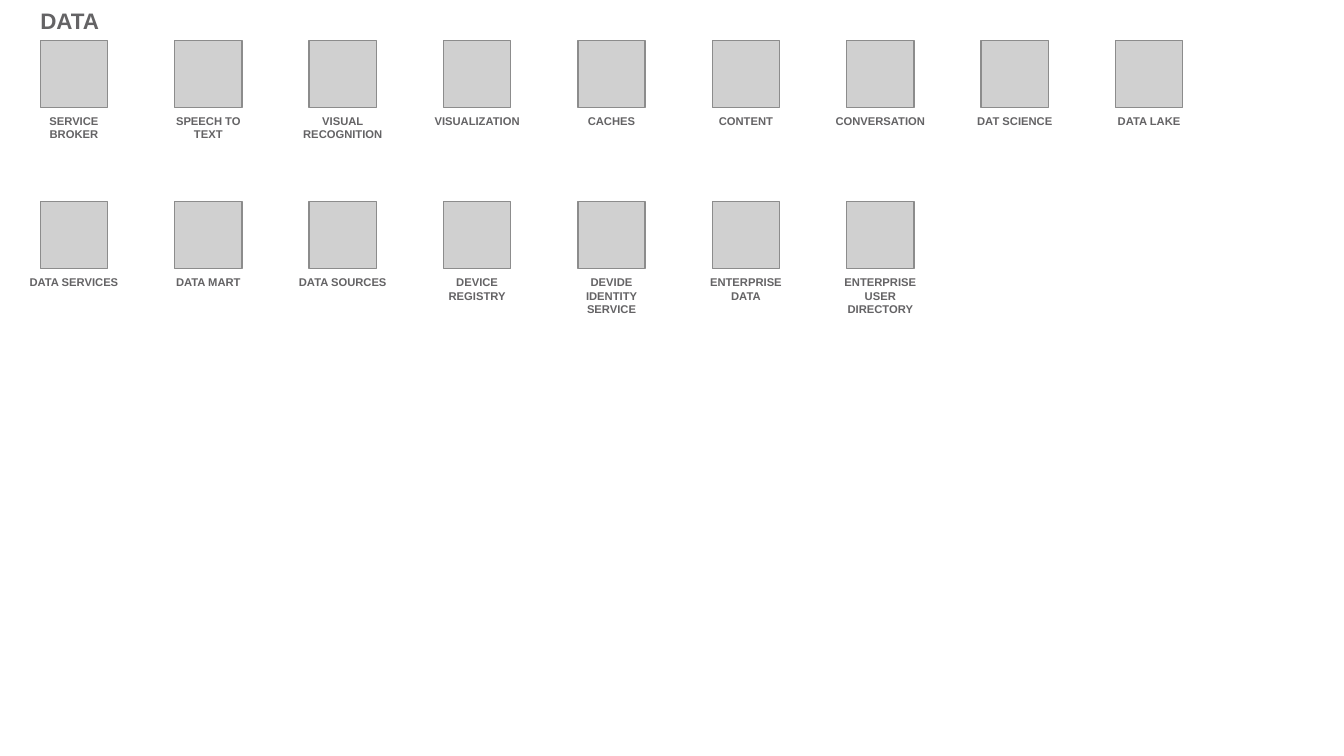
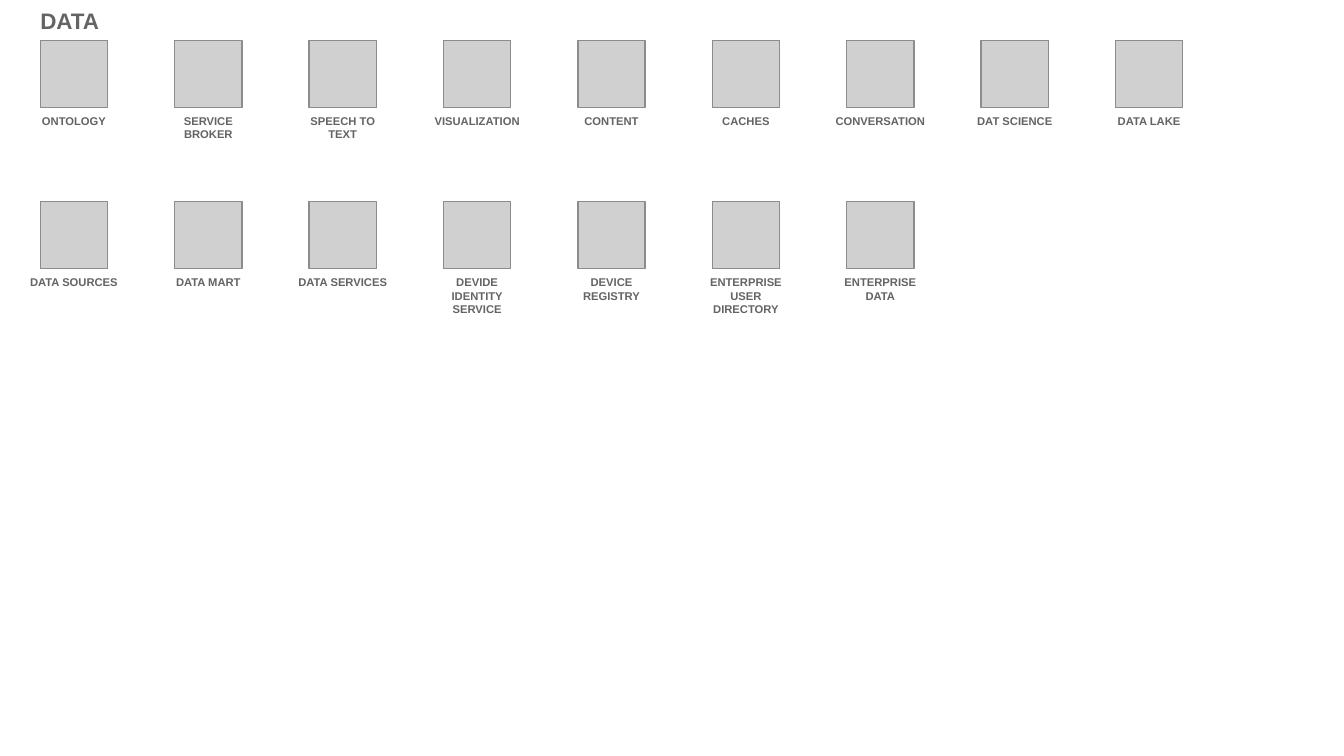
Before and after one commit to l2fprod/myarchitecture, a slide deck: slide 15 of mycatalog-architecture-diagram-template.pptx (slide 14 before the commit). Drawn at 1344x756 pixels with LibreOffice and Linux fonts; fonts in the diff are those of the drawing; grey boxes stand for pictures. Boxes give left, top, right and bottom in pixels: in the first picture for what was removed or moved away, otherwise in the second. Text is boxed around its words. In the diff, an @@ line names an element or a change of style, - is before the commit and + after.

```diff
--- a/mycatalog-architecture-diagram-template.pptx
+++ b/mycatalog-architecture-diagram-template.pptx
@@ text added at <box>42,117,106,125</box>, 6 pt, text #646365, bold @@
+ONTOLOGY
@@ text removed at <box>303,117,382,138</box> @@
-VISUAL RECOGNITION
@@ text "CONTENT": place and size @@
-text "CONTENT" at <box>719,117,773,125</box>
+text "CONTENT" at <box>584,117,638,125</box>
@@ text at <box>30,278,117,286</box>: text changed @@
-DATA SERVICES
+DATA SOURCES
@@ text at <box>298,278,387,286</box>: text changed @@
-DATA SOURCES
+DATA SERVICES
@@ text "DEVIDE IDENTITY SERVICE": place and size @@
-text "DEVIDE IDENTITY SERVICE" at <box>586,278,637,313</box>
+text "DEVIDE IDENTITY SERVICE" at <box>452,278,503,313</box>
@@ 4 texts: place and size @@
-4 texts at <box>49,117,635,300</box>
+4 texts at <box>184,117,769,300</box>
@@ text at <box>710,278,782,313</box>: text changed @@
-ENTERPRISE DATA
+ENTERPRISE USER DIRECTORY
@@ text at <box>844,278,916,300</box>: text changed @@
-ENTERPRISE USER DIRECTORY
+ENTERPRISE DATA
```
Also in this commit, not shown: 16 other slides changed, 2 slides added, 1 slide removed.
